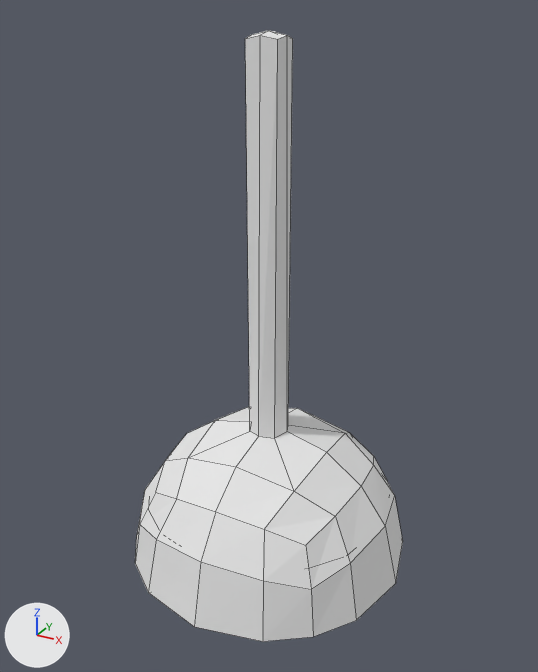
Two versions of the OBJ model IAmHome/Assets/Models/lamp.OBJ, one commit apart.
Before and after are seen from a 50 mm lens placed at (0.436, -0.794, 0.729), pointed at (0.003, -0.006, 0.334). Every picture has the same lights, and +X, +Y and +Z are marked at lower left. Mesh edges are drawn as thin lines. Where no turn or scale is listed for an object, it has been applied to the vertices.

In view in the first picture: 'lamp'.
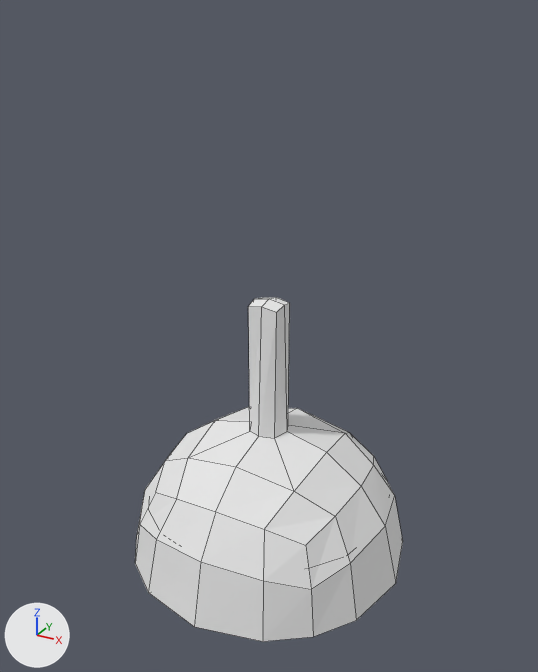
What the commit changed:
me_lamp has 168 vertices, 170 faces and spans x -0.2..0.2, y -0.2..0.2, z -0.008..0.706.
me_lamp is used by ob_lamp; location (0.0, 0.0, 0.0).
me_lamp part 1: all 9 vertices in x -0.028..0.018, y -0.011..0.029, z 0.698..0.706 are moved by (0.0, 0.0, -0.325).

Location of each change, [x1, y1, x2, y2] in pixels of the pictures (538 x 672 px; the box of a moved part takes in the faces that stretch with it):
'lamp', reshaped (44% shorter)
    before: [135, 30, 403, 642]
    after: [135, 297, 403, 642]
part 1 of me_lamp, moved or reshaped
    before: [245, 30, 293, 438]
    after: [248, 297, 290, 438]
